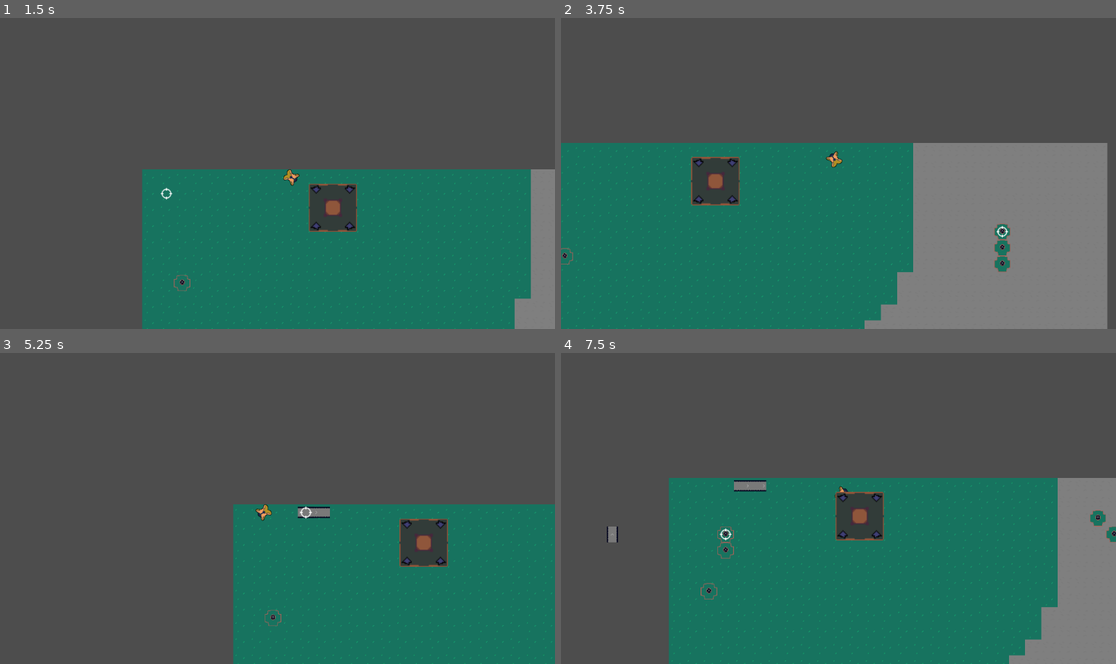
Above: before the commit, frames 1-4 (two rows, left to right).
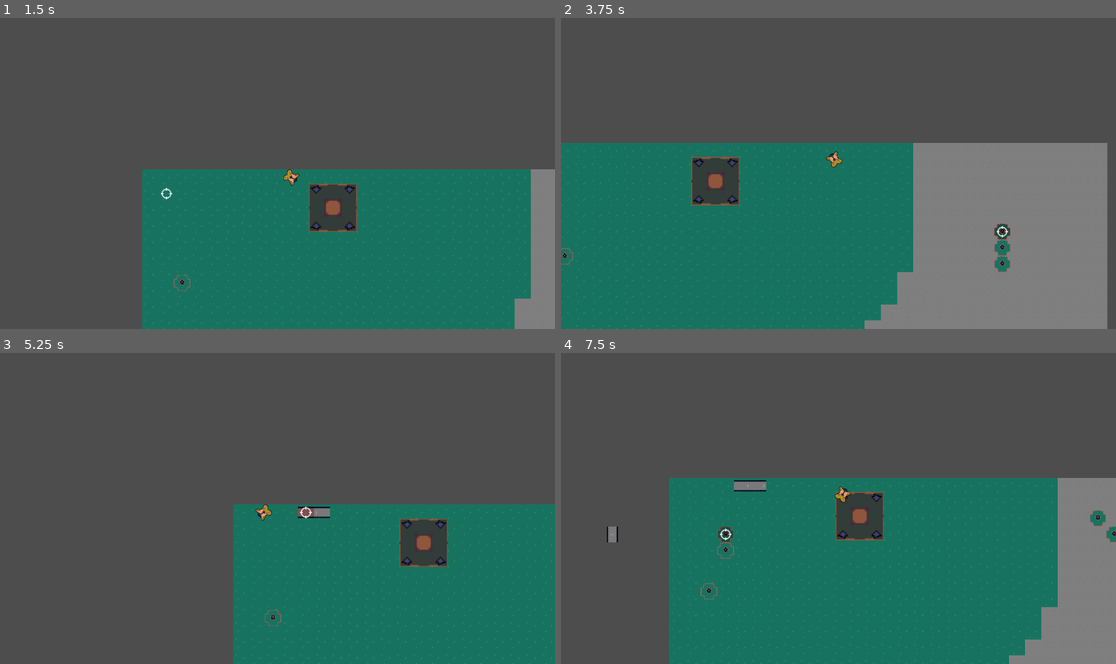
Above: after the commit, the same moments.

Repository: christianfelipesf/Factolyth
Game: Godot game, scene res://scenes/mundo.tscn
Two runs of this game, one before a commit and one after it. Both use one fixed random seed, a clock stepped at 60 frames per second and the inputs below.
Inputs (mouse positions are in pixels of both pictures, inside the frame that each line leads up to):
- Up to frame 1 (1.5 s): move the mouse to (399, 157) at 0.52 s; press the mouse at (399, 157) at 0.53 s; hold Right (ui_right) 0.53-1.28 s; right-click (399, 157) at 0.8 s; move the mouse to (166, 189) at 1.27 s; release the mouse at (166, 189) at 1.28 s; hold Down (ui_down) from 1.28 s (still down); right-click (166, 189) at 1.35 s
- Up to frame 2 (3.75 s): tap 2 (selecionar_broca) at 1.55 s; move the mouse to (894, 105) at 2.02 s; release Down (ui_down) at 2.03 s; hold Right (ui_right) 2.03-2.78 s; hold 2 (selecionar_broca) 2.03-2.78 s; tap 1 (selecionar_esteira) at 2.3, 2.85 s; move the mouse to (810, 235) at 2.77 s; hold Up (ui_up) 2.78-3.53 s; click (810, 235) at 3.05 s; move the mouse to (1005, 220) at 3.52 s; press the mouse at (1005, 220) at 3.53 s; hold Left (ui_left) from 3.53 s (still down)
- Up to frame 3 (5.25 s): right-click (444, 555) at 3.8 s; tap 0 (cancelar_construcao) at 4.15 s; move the mouse to (111, 461) at 4.27 s; release the mouse at (111, 461) at 4.28 s; right-click (111, 461) at 4.35 s; tap 2 (selecionar_broca) at 4.55 s; move the mouse to (305, 508) at 5.02 s; release Left (ui_left) at 5.03 s; hold Down (ui_down) from 5.03 s (still down); hold R (rotacionar_objeto) from 5.03 s (still down); click (305, 508) at 5.17 s
- Up to frame 4 (7.5 s): tap 1 (selecionar_esteira) at 5.3 s; move the mouse to (755, 430) at 5.77 s; release Down (ui_down) at 5.78 s; release R (rotacionar_objeto) at 5.78 s; hold Right (ui_right) 5.78-6.53 s; tap 2 (selecionar_broca) at 5.85 s; click (755, 430) at 6.05 s; move the mouse to (960, 492) at 6.52 s; hold Up (ui_up) 6.53-7.28 s; hold 1 (selecionar_esteira) 6.53-7.28 s; right-click (960, 492) at 6.8 s; move the mouse to (727, 524) at 7.27 s; hold Right (ui_right) from 7.28 s (still down); click (727, 524) at 7.35 s

Frame 1 is identical in both runs. In frame 2, less than 0.1% of the frame differs, in the area x 78-81%, y 66-72%; in frame 3, less than 0.1%; in frame 4, 0.1%, in the area x 28-53%, y 44-61%.
Error before the commit: Parse Error: Preload file "res://scenes/itens/bronze.tscn" does not exist. (res://scripts/broca.gd:3)

Commit message:
teste
teste

Diff:
--- a/project.godot
+++ b/project.godot
@@ -14,7 +14,6 @@
 run/main_scene="uid://ipe32kmj2hky"
 config/features=PackedStringArray("4.6", "GL Compatibility")
 config/icon="res://icon.svg"
-config/main_scene="res://scenes/main.tscn"
 
 [input]
 
--- a/scenes/itens/itens.tscn
+++ b/scenes/itens/itens.tscn
@@ -6,7 +6,6 @@
 [sub_resource type="CircleShape2D" id="CircleShape2D_nj4uv"]
 
 [node name="CharacterBody2D" type="CharacterBody2D" unique_id=1929378775]
-collision_layer = 2
 collision_mask = 0
 script = ExtResource("1_kp77g")
 
--- a/scenes/jogador.tscn
+++ b/scenes/jogador.tscn
@@ -35,6 +35,9 @@
 [node name="Jogador" type="Node2D" unique_id=1832973260]
 
 [node name="player" type="CharacterBody2D" parent="." unique_id=1088754334]
+z_index = 10
+collision_layer = 2
+collision_mask = 0
 script = ExtResource("1_uahlj")
 MIN_ZOOM = 0.7
 MAX_ZOOM = 1.4
--- a/scenes/nucleo.tscn
+++ b/scenes/nucleo.tscn
@@ -23,7 +23,6 @@
 texture = ExtResource("2_wtdvg")
 
 [node name="Coletor" type="Area2D" parent="." unique_id=1618559782]
-collision_mask = 3
 
 [node name="CollisionShape2D" type="CollisionShape2D" parent="Coletor" unique_id=127539619]
 position = Vector2(0.5, 0.5)
--- a/scenes/posicionaveis/broca.tscn
+++ b/scenes/posicionaveis/broca.tscn
@@ -26,10 +26,10 @@
 }]
 
 [sub_resource type="RectangleShape2D" id="RectangleShape2D_5fm0o"]
-size = Vector2(32, 32)
+size = Vector2(19, 18)
 
 [sub_resource type="CircleShape2D" id="CircleShape2D_4g6kx"]
-radius = 31.780497
+radius = 23.021729
 
 [node name="StaticBody2D" type="StaticBody2D" unique_id=507273594 groups=["broca"]]
 script = ExtResource("1_4o6is")
@@ -40,17 +40,12 @@
 frame_progress = 0.6490111
 
 [node name="CollisionShape2D" type="CollisionShape2D" parent="." unique_id=1990728668]
+position = Vector2(0.5, 1)
 shape = SubResource("RectangleShape2D_5fm0o")
 
 [node name="Detector" type="Area2D" parent="." unique_id=1554491524]
-collision_layer = 2
 
 [node name="CollisionShape2D" type="CollisionShape2D" parent="Detector" unique_id=2112315543]
 shape = SubResource("CircleShape2D_4g6kx")
 
 [node name="TimerProducao" type="Timer" parent="." unique_id=1345611043]
-
-[connection signal="area_entered" from="Detector" to="." method="_on_detector_area_entered"]
-[connection signal="area_exited" from="Detector" to="." method="_on_detector_area_exited"]
-[connection signal="body_entered" from="Detector" to="." method="_on_detector_body_entered"]
-[connection signal="body_exited" from="Detector" to="." method="_on_detector_body_exited"]
--- a/scenes/posicionaveis/esteira.tscn
+++ b/scenes/posicionaveis/esteira.tscn
@@ -63,9 +63,6 @@
 target_position = Vector2(0, 32)
 
 [node name="Area2D" type="Area2D" parent="." unique_id=1790987531]
-collision_mask = 3
 
 [node name="CollisionShape2D" type="CollisionShape2D" parent="Area2D" unique_id=1940091423]
 shape = SubResource("RectangleShape2D_moo3v")
-
-[connection signal="body_exited" from="Area2D" to="." method="_on_area_2d_body_exited"]
--- a/scripts/broca.gd
+++ b/scripts/broca.gd
@@ -1,6 +1,6 @@
 extends StaticBody2D
 
-const BRONZE = preload("res://scenes/itens/bronze.tscn")
+const BRONZE = preload("res://scenes/itens/itens.tscn")
 
 # 💡 Velocidade de produção configurável pelo Inspetor (em segundos)
 @export var tempo_producao : float = 2.0
@@ -24,6 +24,9 @@
 	timer_producao.timeout.connect(_on_timer_producao_timeout)
 
 	print("Broca criada!")
+
+	detector.body_entered.connect(_on_detector_body_entered)
+	detector.body_exited.connect(_on_detector_body_exited)
 
 	# Espera o mapa carregar e liga o ciclo autônomo
 	await get_tree().physics_frame
@@ -84,3 +87,27 @@
 	# Posiciona na esteira alvo
 	bronze.global_position = esteira.global_position
 	print("🏭 [PRODUÇÃO] Bronze extraído com sucesso para a esteira!")
+
+func _on_detector_body_entered(body: Node2D) -> void:
+	var esteira = _extrair_esteira(body)
+	if esteira != null:
+		esteira_atual = esteira
+		_on_timer_producao_timeout()
+
+func _on_detector_body_exited(body: Node2D) -> void:
+	var esteira = _extrair_esteira(body)
+	if esteira != null and esteira == esteira_atual:
+		esteira_atual = null
+		print("🛑 Broca: Esteira removida. Aguardando nova esteira.")
+
+func _extrair_esteira(body: Node2D) -> Node2D:
+	if body == self:
+		return null
+	if body.is_in_group("esteira"):
+		return body
+	if body.get_parent() and body.get_parent().is_in_group("esteira"):
+		return body.get_parent()
+	return null
+
+func verificar_extrutura_e_atualizar_estado() -> void:
+	esteira_atual = _procurar_esteira_no_chao()
--- a/scripts/cursor.gd
+++ b/scripts/cursor.gd
@@ -3,34 +3,40 @@
 # O cursor agora só se importa com QUAL recurso está ativo
 var item_atual: ItemConstrucao = null
 var rotation_atual: float = 0.0
+var _ultima_posicao_colocacao: Vector2 = Vector2.INF
 
 @onready var camera: Camera2D = $"../Camera2D"
 @onready var area_checagem: Area2D = $AreaChecagem
+
+func _ready() -> void:
+	for filho in get_children():
+		if filho is CanvasItem:
+			filho.z_index = 10
 
 func _physics_process(_delta: float) -> void:
 	global_rotation = 0.0
 	_atualizar_posicao_marker_no_grid()
 
+	if not Input.is_action_pressed("instanciar_objeto") and not Input.is_action_pressed("remover_objeto"):
+		_ultima_posicao_colocacao = Vector2.INF
+
 	if item_atual != null:
 		if Input.is_action_pressed("instanciar_objeto"):
-			if not _area_esta_ocupada():
+			if global_position != _ultima_posicao_colocacao and not _area_esta_ocupada():
 				_criar_objeto_posicionavel()
 		elif Input.is_action_pressed("remover_objeto"):
 			_remover_objeto_na_posicao()
-
-	# Mantém o cursor com shader no topo
-	for filho in get_children():
-		if not filho.has_meta("is_construction_preview") and filho is CanvasItem:
-			filho.z_index = 10
 
 # FUNÇÃO PÚBLICA: Chame isso a partir dos seus botões de inventário ou UI!
 func equipar_item(novo_item: ItemConstrucao) -> void:
 	item_atual = novo_item
 	rotation_atual = 0.0
+	_ultima_posicao_colocacao = Vector2.INF
 	_atualizar_preview_visual()
 
 func desequipar_item() -> void:
 	item_atual = null
+	_ultima_posicao_colocacao = Vector2.INF
 	_atualizar_preview_visual()
 
 func _atualizar_posicao_marker_no_grid() -> void:
@@ -50,9 +56,11 @@
 	_gerenciar_cor_do_preview()
 
 func _area_esta_ocupada() -> bool:
-	return area_checagem.has_overlapping_bodies() or area_checagem.has_overlapping_areas()
+	return area_checagem.has_overlapping_bodies()
 
 func _gerenciar_cor_do_preview() -> void:
+	if item_atual == null:
+		return
 	var ocupado = _area_esta_ocupada()
 	for filho in get_children():
 		if filho.has_meta("is_construction_preview"):
@@ -100,27 +108,18 @@
 	if "is_preview" in novo_objeto: novo_objeto.is_preview = false
 	if "esta_posicionando" in novo_objeto: novo_objeto.esta_posicionando = false
 
-	novo_objeto.global_position = $"..".global_position
-
 	var offset = -90.0 if item_atual.compensar_rotacao_90 else 0.0
 	novo_objeto.global_rotation = deg_to_rad(rotation_atual + offset)
 
 	get_tree().current_scene.add_child(novo_objeto)
 	novo_objeto.global_position = global_position
 
-	# 🌟 CORREÇÃO COMPLETA DE TIMING:
-	# 1. Força o servidor de física a registrar o novo objeto no mapa AGORA
-	PhysicsServer2D.set_active(true)
+	_ultima_posicao_colocacao = global_position
 
-	# 2. Aguarda um milissegundo de frame físico para os colisores "acordarem"
 	await get_tree().physics_frame
 
-	# 3. Procura TODAS as brocas já existentes no mapa e manda elas reescanearem o chão!
-	# Isso quebra a dependência de os sinais enter/exit falharem.
 	get_tree().call_group("broca", "verificar_extrutura_e_atualizar_estado")
 
 func _remover_objeto_na_posicao() -> void:
 	for corpo in area_checagem.get_overlapping_bodies():
 		if corpo != $"..": corpo.queue_free()
-	for area in area_checagem.get_overlapping_areas():
-		if area != area_checagem: area.queue_free()
--- a/scripts/esteira.gd
+++ b/scripts/esteira.gd
@@ -2,7 +2,6 @@
 
 var is_preview := false
 
-# 💡 Aumentado de 1.0 para 100.0 (pixels por segundo)
 const VELOCIDADE := 100.0
 
 @onready var colisao: CollisionShape2D = $CollisionShape2D
@@ -20,7 +19,5 @@
 func _physics_process(_delta: float) -> void:
 	for body in area.get_overlapping_bodies():
 		if body.is_in_group("item"):
-			# Passa a direção do movimento
 			body.impulso = Vector2.UP.rotated(global_rotation) * VELOCIDADE
-			# 💡 Passa a posição da esteira atual para o item se guiar
 			body.esteira_atual_pos = global_position
Not shown, changed: INSTRUCOES_AI.md
